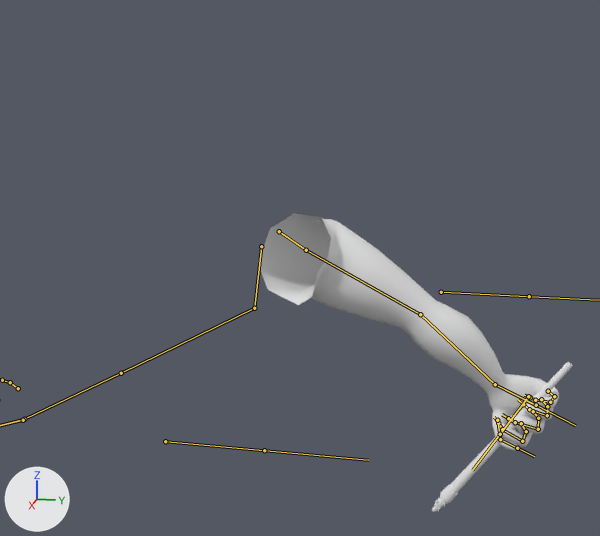
Two versions of the FBX model Assets/Art/Models/BracoR.fbx, one commit apart.
Both versions are drawn from a 50 mm lens placed at (17.76, 4.0, 21.86), pointed at (-2.65, -0.08, 16.75). The lights are fixed; the arrows at lower left show +X, +Y and +Z. Both versions are drawn at frame 26 of the action 'Armature|Walk'; the numbers are the values there. The bones that bend it are drawn over the model as lines.

Objects in the first picture: 'Braco_R', 'PincelModel'.
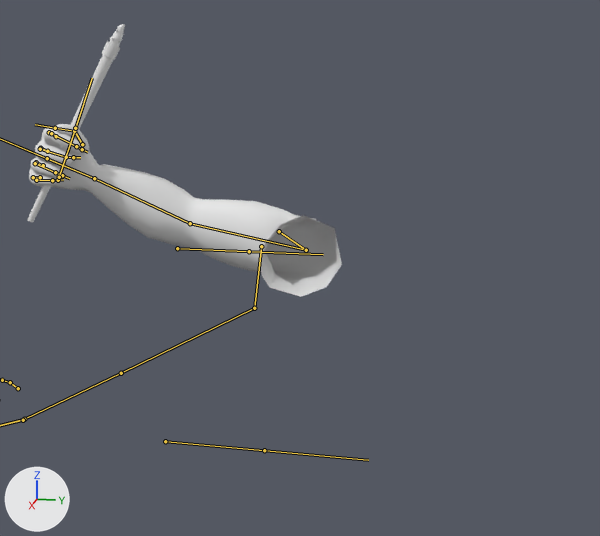
Changed parts and their boxes [x1, y1, x2, y2] in the pictures (600 x 536 px):
'Braco_R', posed (27% shorter)
    before: [258, 213, 559, 450]
    after: [29, 124, 342, 297]
'PincelModel', posed (30% narrower, 32% taller)
    before: [432, 362, 573, 512]
    after: [27, 24, 125, 222]
bone 'UperArm_R', root to tip
    before: (306, 250) to (420, 314)
    after: (306, 250) to (190, 223)
bone 'LowerArm_R', root to tip
    before: (420, 314) to (495, 384)
    after: (190, 223) to (94, 178)
bone 'Hand_R', root to tip
    before: (495, 384) to (536, 405)
    after: (94, 178) to (46, 158)

Edits to the bpy script that builds the scene:
```text
Change bone_uperarm_r:
    where bone_uperarm_r = bpy.data.objects['Armature'].pose.bones['UperArm_R']  # child of 'Shoulder_R'
    bone_uperarm_r.rotation_quaternion: (0.826, 0.411, -0.006, -0.386) -> (0.731, -0.498, 0.01, 0.466)  # degrees (46, 18, -42) -> degrees (-55, 29, 50)
Change bone_lowerarm_r:
    where bone_lowerarm_r = bpy.data.objects['Armature'].pose.bones['LowerArm_R']  # child of 'UperArm_R'
    bone_lowerarm_r.rotation_quaternion: (0.998, 0.048, 0.005, 0.029) -> (0.986, -0.161, 0.0, 0.043)  # degrees (5, 0, 3) -> degrees (-19, 1, 5)
Change bone_hand_r:
    where bone_hand_r = bpy.data.objects['Armature'].pose.bones['Hand_R']  # child of 'LowerArm_R'
    bone_hand_r.rotation_quaternion: (0.951, 0.105, -0.257, 0.135) -> (0.939, 0.074, 0.311, 0.125)  # degrees (9, -31, 14) -> degrees (15, 34, 20)
```
